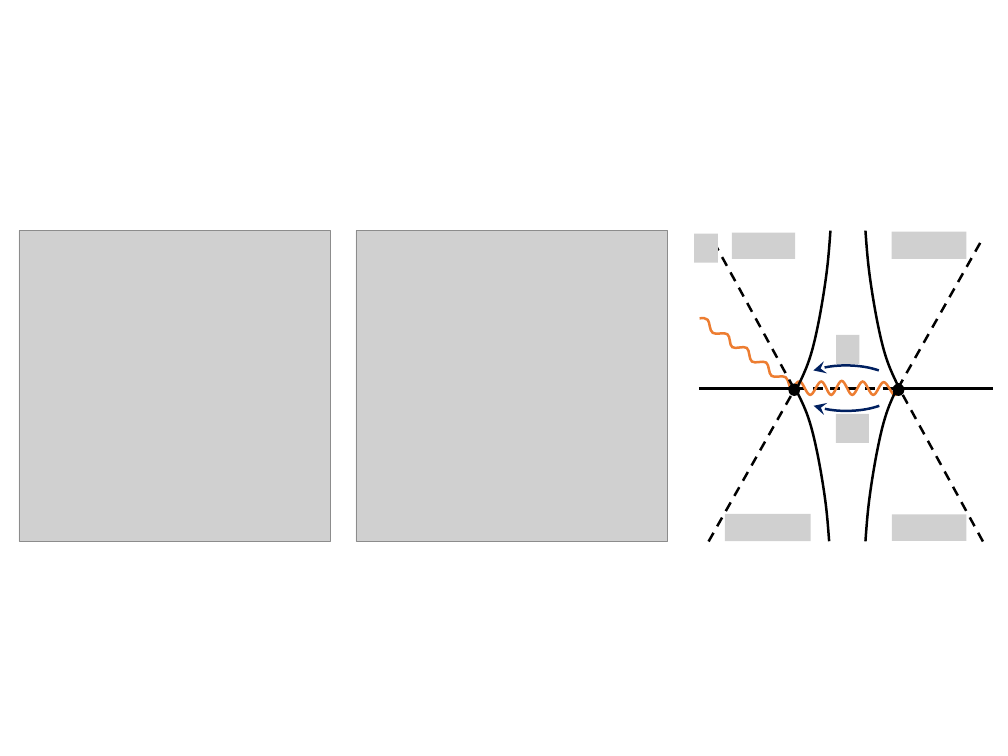
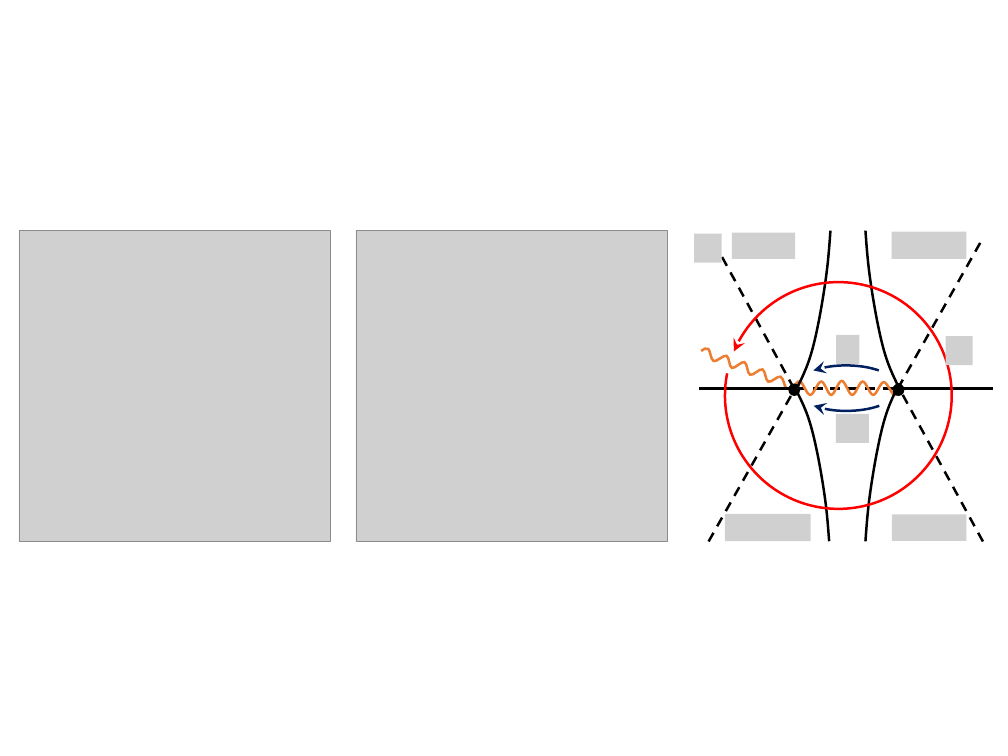
Before and after one commit to akutlin/sciwork, a slide deck: slide 5 of mpi/articles/Symmetry relations and functional equations for Stokes constants/corrected/stuff/draft.pptx. Drawn at 1008x756 pixels with LibreOffice and Linux fonts; fonts in the diff are those of the drawing; grey boxes stand for pictures. Boxes give left, top, right and bottom in pixels: in the first picture for what was removed or moved away, otherwise in the second. Text is boxed around its words. In the diff, an @@ line names an element or a change of style, - is before the commit and + after.

```diff
--- a/mpi/articles/Symmetry relations and functional equations for Stokes constants/corrected/stuff/draft.pptx
+++ b/mpi/articles/Symmetry relations and functional equations for Stokes constants/corrected/stuff/draft.pptx
@@ arc (boxed as its full ellipse) added at box(725, 282, 952, 509), outline #FF0000 2.5 pt @@
@@ freeform shape at box(699, 347, 794, 391): rotation 36 to 20 degrees; outline redrawn @@
@@ picture added at box(945, 336, 973, 365) @@
```
Also in this commit, not shown: 2 other slides changed, 6 other files.
